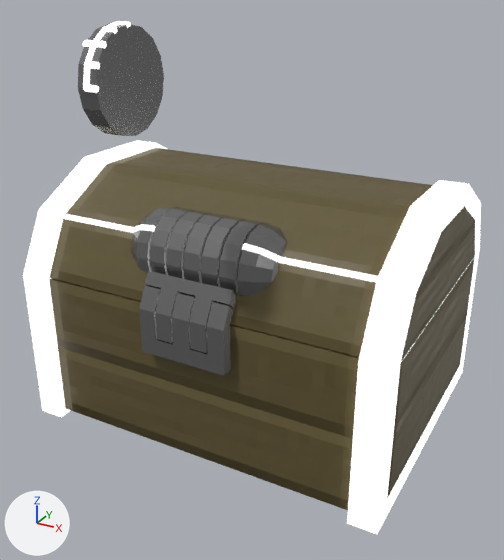
What one commit did to the glTF model assets/models/chest.glb.
Before and after are seen from a camera (50 mm lens) standing at (0.334, -0.632, 0.458) and looking at (0.018, -0.058, 0.171). Lighting does not change. The marker at lower left points along +X, +Y and +Z. Where no turn or scale is listed for an object, it has been applied to the vertices. Vertices at the same position are counted once.

Names of what the first picture shows: 'chest', 'glow', 'lid', 'lid-glow', 'lock-bottom', 'lock-top', 'roller-edge-right', 'roller-prototype', 'roller2', 'roller3', 'roller4', 'roller5'.
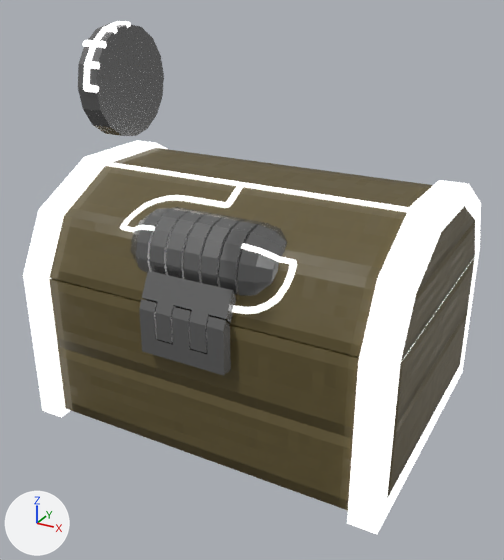
Pixel boxes (x1, y1, x2, y2) of what changed, in the pictures (504 x 560 px; the box of a moved part takes in the faces that stretch with it):
'power-in', added: after (105, 162, 409, 232)
'power-out', added: after (232, 243, 297, 314)
part 1 of me_chest_005, deleted: before (63, 214, 155, 233)
part 2 of me_chest_005, deleted: before (242, 243, 378, 283)
part 3 of me_lock_top, moved or reshaped: before (187, 294, 195, 298); after (184, 308, 192, 311)
part 4 of me_lock_top, moved or reshaped: before (171, 281, 205, 325); after (171, 281, 204, 325)
part 5 of me_lock_top, moved or reshaped: before (145, 271, 186, 284); after (142, 271, 188, 297)
part 6 of me_lock_top, moved or reshaped: before (191, 281, 236, 309); after (189, 280, 236, 323)
part 7 of me_lock_top, moved or reshaped: before (146, 280, 189, 317); after (142, 280, 189, 317)
part 8 of me_lock_top, moved or reshaped: before (189, 280, 228, 326); after (189, 281, 225, 326)
part 9 of me_lock_top, moved or reshaped: before (177, 291, 188, 296); after (174, 305, 185, 310)
part 10 of me_lock_top, moved or reshaped: before (206, 300, 233, 325); after (206, 314, 230, 325)
part 11 of me_lock_bottom, moved or reshaped: before (188, 298, 195, 322); after (188, 311, 191, 322)
part 12 of me_lock_bottom, moved or reshaped: before (172, 293, 194, 321); after (172, 307, 190, 321)
part 13 of me_lock_bottom, moved or reshaped: before (139, 286, 160, 340); after (139, 299, 157, 340)
part 14 of me_lock_bottom, moved or reshaped: before (207, 302, 233, 375); after (207, 316, 231, 375)

Patch to the scene script:
```diff
--- a/assets/models/chest.glb.py
+++ b/assets/models/chest.glb.py
@@ me_chest_005 @@
 # used by ob_lid_glow; location = (0.0, 0.0, 0.0)
-me_chest_005.from_pydata(...)  # 178 vertices, 328 faces; spans x -0.2..0.2, y -0.158..0.158, z 0.164..0.27
+me_chest_005.from_pydata(...)  # 104 vertices, 208 faces; spans x -0.2..0.2, y -0.158..0.158, z 0.164..0.27
+# me_chest_005 part 1: 37 vertices removed from x -0.172..-0.048, y -0.132..-0.116, z 0.224..0.24
+# me_chest_005 part 2: 37 vertices removed from x 0.048..0.172, y -0.132..-0.116, z 0.224..0.24
 me_chest_005.materials.append(mat_glow)
@@ me_lock_top @@
 me_lock_top.from_pydata(...)  # 36 vertices, 68 faces; spans x -0.0464..0.0464, y -0.162..-0.1379, z 0.1396..0.1999
 # used by ob_lock_top; location = (0.0, 0.0, 0.0)
+# me_lock_top part 3: the 1 vertex in x 0.0104, y -0.1424, z 0.18 is moved by (-0.0001, -0.0064, -0.0114)
+# me_lock_top part 4: all 4 vertices in x -0.0101..0.0101, y -0.1503..-0.1424, z 0.1803..0.1887 are moved by (0.0, -0.0064, -0.0115)
+# me_lock_top part 5: all 2 vertices in x -0.0464..-0.0463, y -0.1506..-0.1424, z 0.1801..0.1883 are moved by (0.0, -0.0064, -0.0115)
+# me_lock_top part 6: all 2 vertices in x 0.0463..0.0464, y -0.1506..-0.1424, z 0.1801..0.1883 are moved by (0.0, -0.0064, -0.0115)
+# me_lock_top part 7: the 1 vertex in x -0.0278, y -0.1505, z 0.1883 is moved by (0.0, -0.0064, -0.0115)
+# me_lock_top part 8: the 1 vertex in x 0.0278, y -0.1505, z 0.1883 is moved by (0.0, -0.0064, -0.0115)
+# me_lock_top part 9: the 1 vertex in x -0.0104, y -0.1424, z 0.18 is moved by (0.0001, -0.0064, -0.0114)
+# me_lock_top part 10: the 1 vertex in x 0.0277, y -0.1424, z 0.1801 is moved by (0.0001, -0.0064, -0.0114)
 me_lock_top.materials.append(mat_lock)
@@ me_lock_bottom @@
 # used by ob_lock_bottom; location = (0.0, 0.0, 0.0)
-me_lock_bottom.from_pydata(...)  # 42 vertices, 80 faces; spans x -0.0464..0.0464, y -0.1621..-0.1431, z 0.1213..0.1877
+me_lock_bottom.from_pydata(...)  # 42 vertices, 80 faces; spans x -0.0464..0.0464, y -0.1621..-0.1495, z 0.1213..0.1763
+# me_lock_bottom part 11: the 1 vertex in x 0.0089, y -0.1498, z 0.1677 is moved by (-0.0001, 0.0002, 0.0001)
+# me_lock_bottom part 12: all 3 vertices in x -0.0091..0.0091, y -0.1511, z 0.1875..0.1877 are moved by (0.0, -0.0064, -0.0115)
+# me_lock_bottom part 13: 6 of 42 vertices moved; they spanned x -0.0464..-0.0288, y -0.1513..-0.1431, z 0.1677..0.1873 and now span x -0.0464..-0.0288, y -0.1577..-0.1495, z 0.1678..0.1758; mean shift (0.0, -0.0042, -0.0075); largest move (-0.0288, -0.1513, 0.1873) -> (-0.0288, -0.1577, 0.1758)
+# me_lock_bottom part 14: 6 of 42 vertices moved; they spanned x 0.0288..0.0464, y -0.1513..-0.1431, z 0.1677..0.1873 and now span x 0.0288..0.0464, y -0.1577..-0.1495, z 0.1678..0.1758; mean shift (0.0, -0.0042, -0.0075); largest move (0.0288, -0.1513, 0.1873) -> (0.0288, -0.1577, 0.1758)
 me_lock_bottom.materials.append(mat_lock)
@@ me_sphere_001 @@
+me_sphere_001.from_pydata(...)  # 165 vertices, 326 faces; spans x -0.0165..0.0395, y -0.0452..-0.0144, z -0.0318..0.0305
+me_sphere_001.materials.append(mat_glow)  # white #e7e7e7
@@ me_sphere_002 @@
+me_sphere_002.from_pydata(...)  # 240 vertices, 476 faces; spans x -0.117..0.232, y -0.03..0.059, z 0.015..0.058
+me_sphere_002.materials.append(mat_glow)  # white #e7e7e7
@@ ob_power_out @@
+ob_power_out = bpy.data.objects.new('power-out', me_sphere_001)
+ob_power_out.location = (0.057, -0.102, 0.209)
@@ ob_power_in @@
+ob_power_in = bpy.data.objects.new('power-in', me_sphere_002)
+ob_power_in.location = (-0.058, -0.102, 0.209)
```
